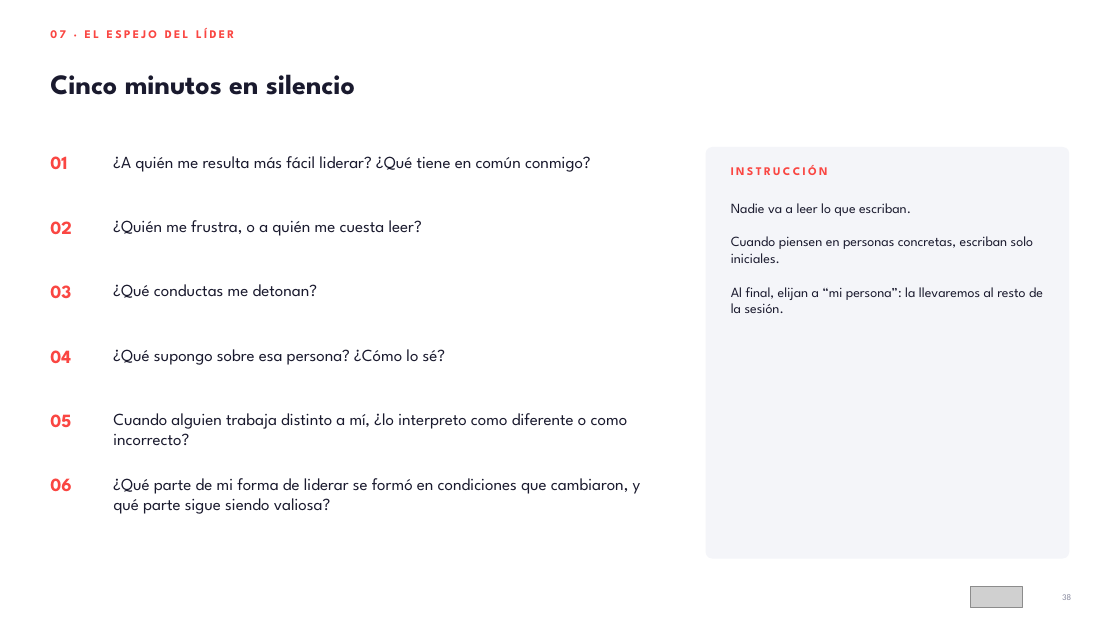
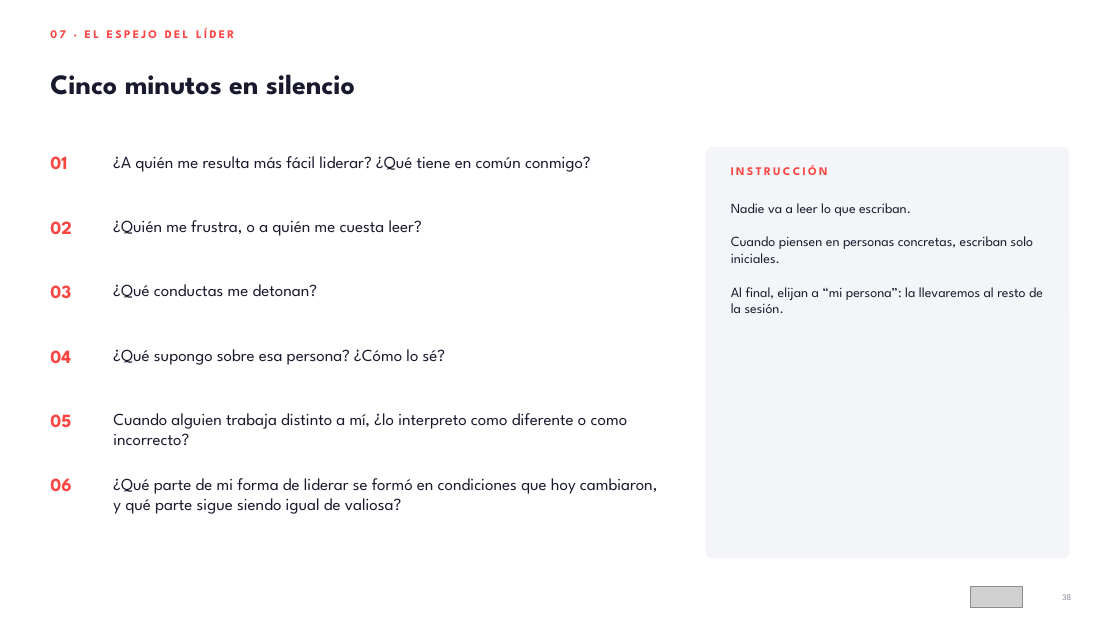
Before and after one commit to HRTrainingDevelopment/Training-and-Development-PROYECTS, a slide deck: slide 38 of workshop-liderazgo-intergeneracional/entregables/01_Deck_Liderar_entre_Generaciones_AMMX.pptx. Drawn at 1120x630 pixels with LibreOffice and Linux fonts; fonts in the diff are those of the drawing; grey boxes stand for pictures. Boxes give left, top, right and bottom in pixels: in the first picture for what was removed or moved away, otherwise in the second. Text is boxed around its words. In the diff, an @@ line names an element or a change of style, - is before the commit and + after.

```diff
--- a/workshop-liderazgo-intergeneracional/entregables/01_Deck_Liderar_entre_Generaciones_AMMX.pptx
+++ b/workshop-liderazgo-intergeneracional/entregables/01_Deck_Liderar_entre_Generaciones_AMMX.pptx
@@ text at box(113, 478, 658, 514): text changed @@
-¿Qué parte de mi forma de liderar se formó en condiciones que cambiaron, y qué parte sigue siendo valiosa?
+¿Qué parte de mi forma de liderar se formó en condiciones que hoy cambiaron, y qué parte sigue siendo igual de valiosa?
```
Also in this commit, not shown: 21 other slides changed, 2 slides added, 32 other files.
